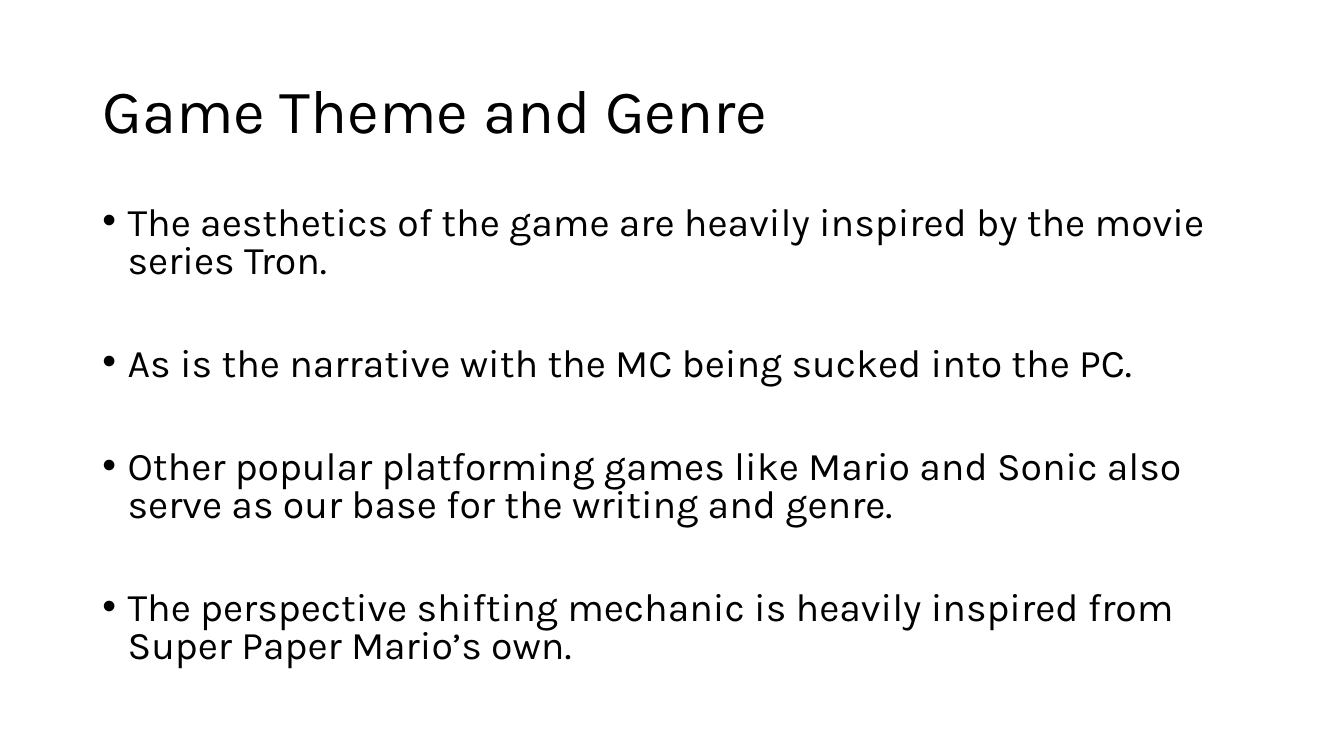
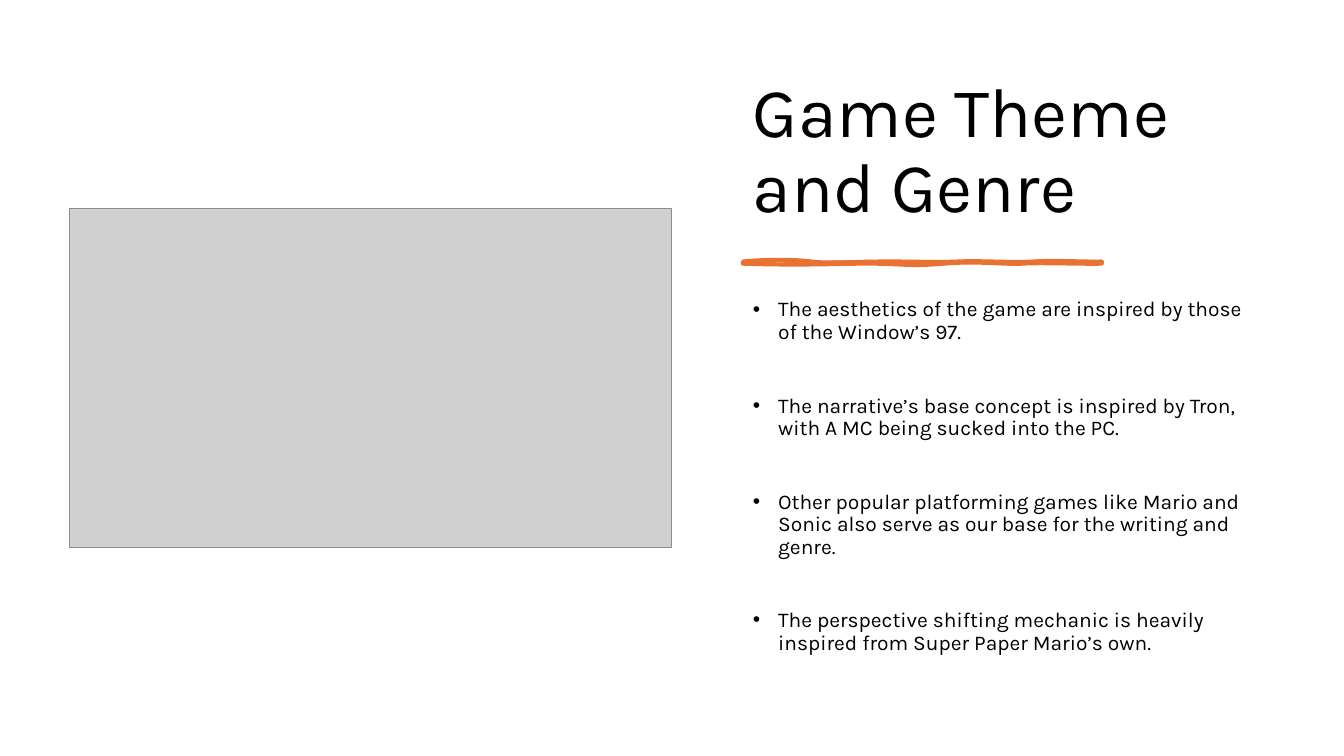
Before and after one commit to forrest10101/Portfolio-Platformer, a slide deck: slide 4 of TechnoSprint Pitch Presentation.pptx. Drawn at 1344x756 pixels with LibreOffice and Linux fonts; fonts in the diff are those of the drawing; grey boxes stand for pictures. Boxes give left, top, right and bottom in pixels: in the first picture for what was removed or moved away, otherwise in the second. Text is boxed around its words. In the diff, an @@ line names an element or a change of style, - is before the commit and + after.

Commit message:
Updated Theme's slide
Updated the theme slide to better reflect the Windows 97 style inspiration and added the menu concept to that slide to better convey it to the audience.

```diff
--- a/TechnoSprint Pitch Presentation.pptx
+++ b/TechnoSprint Pitch Presentation.pptx
@@ title "Game Theme and Genre": place and size @@
-title "Game Theme and Genre" at [102, 91, 767, 134]
+title "Game Theme and Genre" at [753, 89, 1169, 213]
@@ title "Game Theme and Genre" at [753, 89, 1169, 213]: size 44 to 50 pt; vertical alignment middle to bottom @@
@@ picture added at [70, 209, 671, 547] @@
@@ freeform shape added at [743, 262, 1102, 264], fill #E97132, outline #E97132 3 pt @@
@@ text "The aesthetics of the game ...": place and size @@
-text "The aesthetics of the game ..." at [128, 209, 1205, 669]
+text "The aesthetics of the game ..." at [778, 301, 1242, 655]
@@ text at [778, 301, 1242, 440]: text changed; size 28 to 15 pt @@
-• The aesthetics of the game are heavily inspired by the movie series Tron.
-• As is the narrative with the MC being sucked into the PC.
+• The aesthetics of the game are inspired by those of the Window’s 97.
+• The narrative’s base concept is inspired by Tron, with A MC being sucked into the PC.
@@ text at [778, 494, 1239, 655]: size 28 to 15 pt in "Other popular platforming games like Mario and ...", "The perspective shifting mechanic is heavily inspired ..."; line spacing 0.8 to 0.9 @@
```
